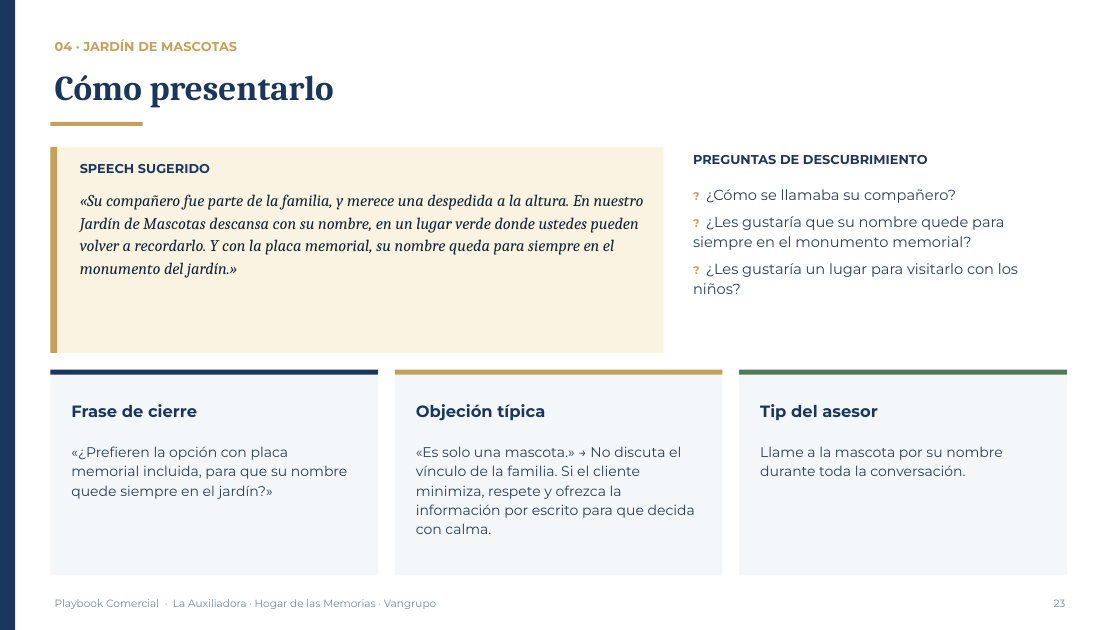
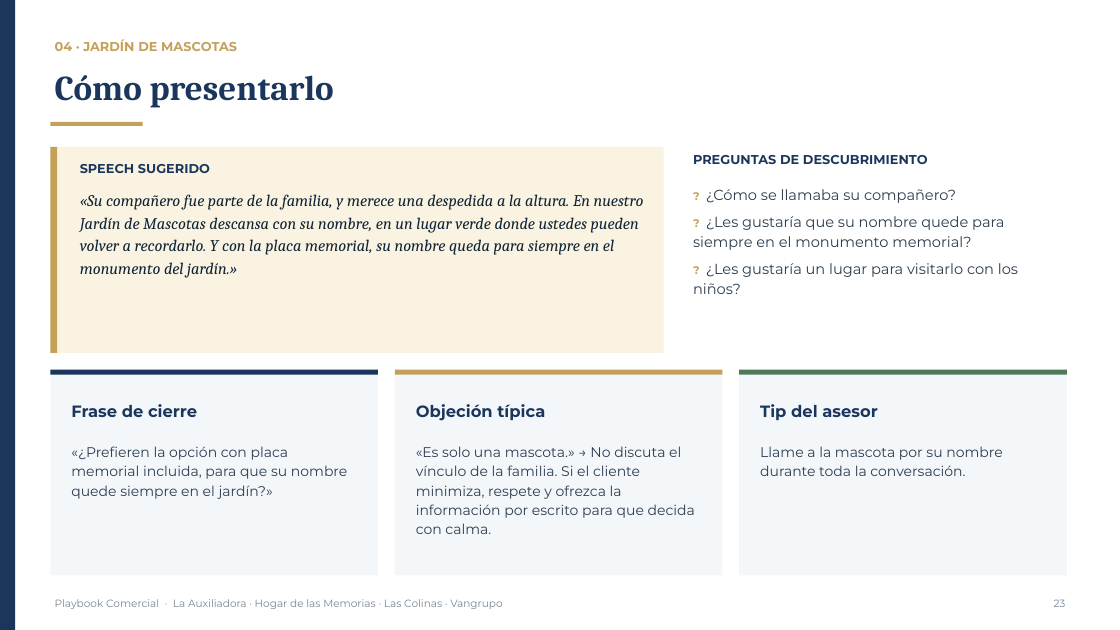
Before and after one commit to os267/teste, a slide deck: slide 23 of playbook/salida/Playbook_Comercial_Cremacion_Vangrupo.pptx. Drawn at 1120x630 pixels with LibreOffice and Linux fonts; fonts in the diff are those of the drawing. Boxes give left, top, right and bottom in pixels: in the first picture for what was removed or moved away, otherwise in the second. Text is boxed around its words. In the diff, an @@ line names an element or a change of style, - is before the commit and + after.

```diff
--- a/playbook/salida/Playbook_Comercial_Cremacion_Vangrupo.pptx
+++ b/playbook/salida/Playbook_Comercial_Cremacion_Vangrupo.pptx
@@ text at bbox=[55, 599, 502, 609]: text changed @@
-Playbook Comercial · La Auxiliadora · Hogar de las Memorias · Vangrupo
+Playbook Comercial · La Auxiliadora · Hogar de las Memorias · Las Colinas · Vangrupo
```
Also in this commit, not shown: 37 other slides changed, 6 other files.
